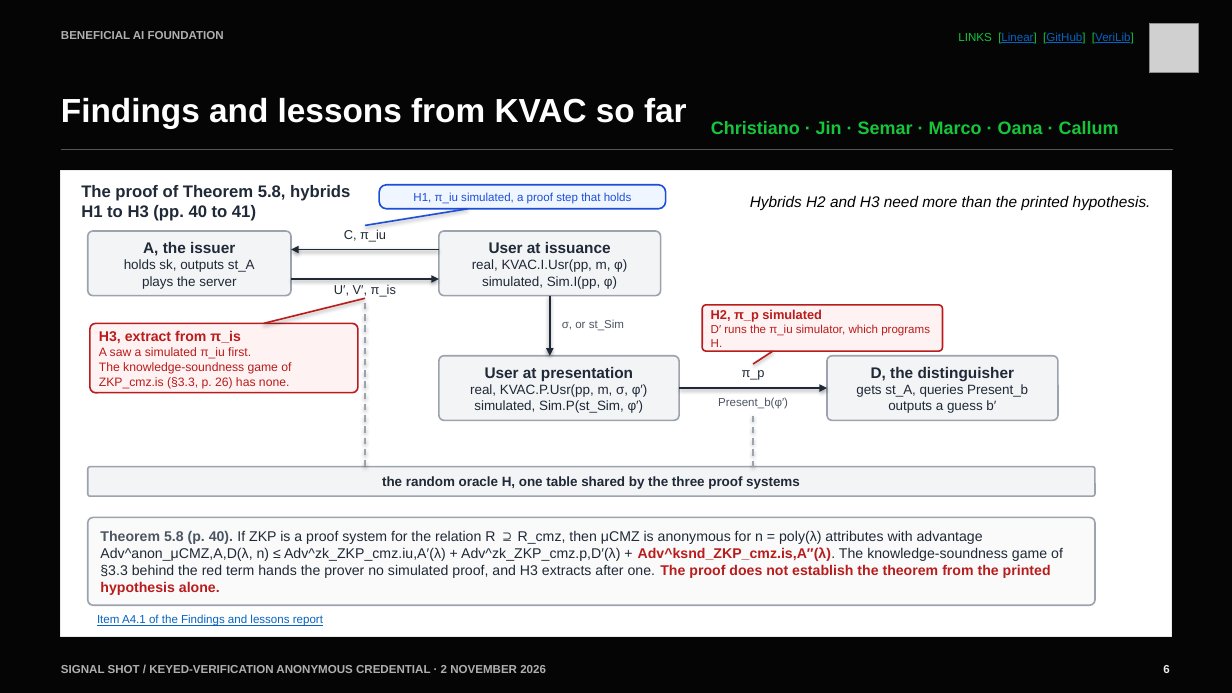
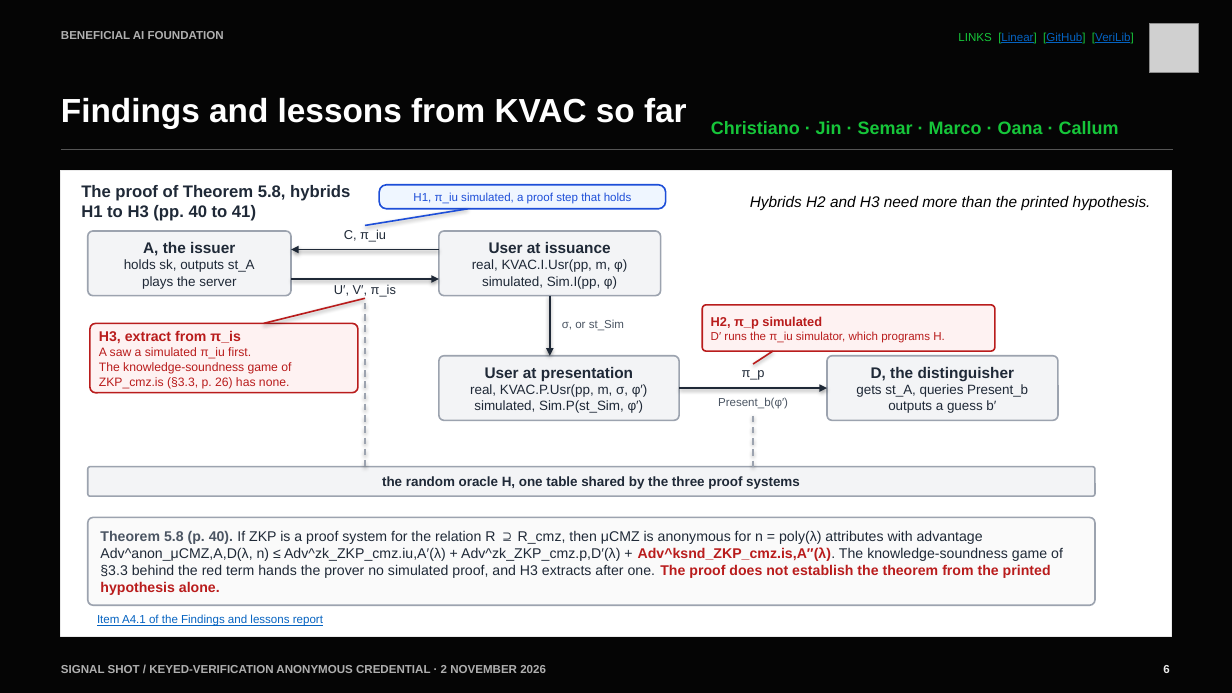
Before and after one commit to Beneficial-AI-Foundation/KeyedVerificationAnonymousCredential-model, a slide deck: slide 6 of docs/presentations/findings-and-lessons/findings-and-lessons.pptx. Drawn at 1232x693 pixels with LibreOffice and Linux fonts; fonts in the diff are those of the drawing; grey boxes stand for pictures. Boxes give left, top, right and bottom in pixels: in the first picture for what was removed or moved away, otherwise in the second. Text is boxed around its words. In the diff, an @@ line names an element or a change of style, - is before the commit and + after.

```diff
--- a/docs/presentations/findings-and-lessons/findings-and-lessons.pptx
+++ b/docs/presentations/findings-and-lessons/findings-and-lessons.pptx
@@ rounded rectangle "H2, π_p simulated": place and size @@
-rounded rectangle "H2, π_p simulated" at (702,305,943,351)
+rounded rectangle "H2, π_p simulated" at (702,305,995,351)
```
Also in this commit, not shown: 1 other slide changed.
